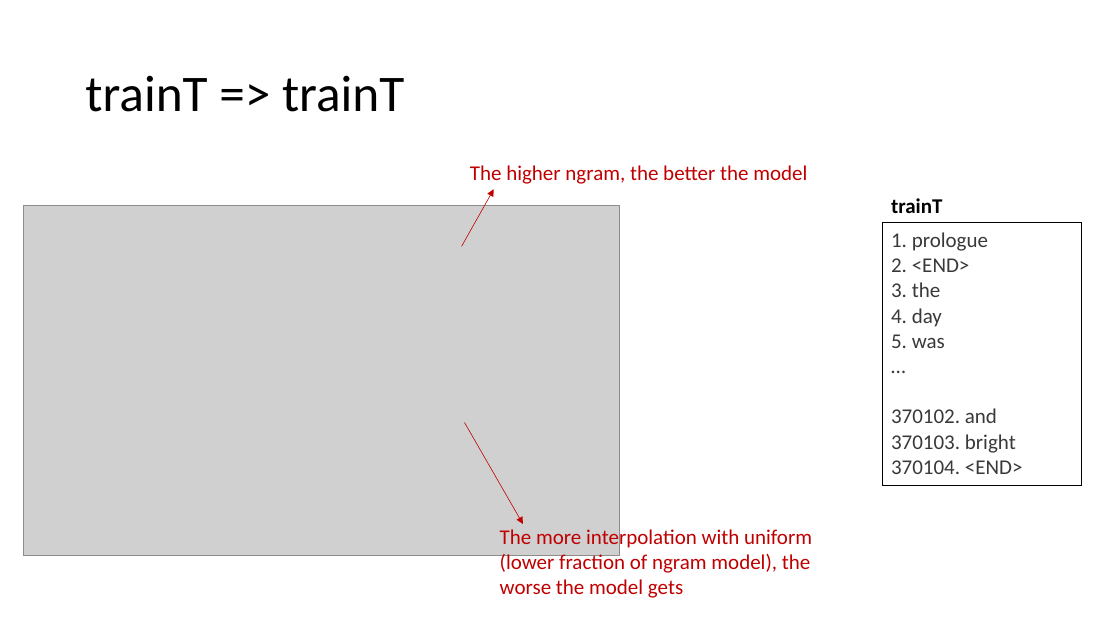
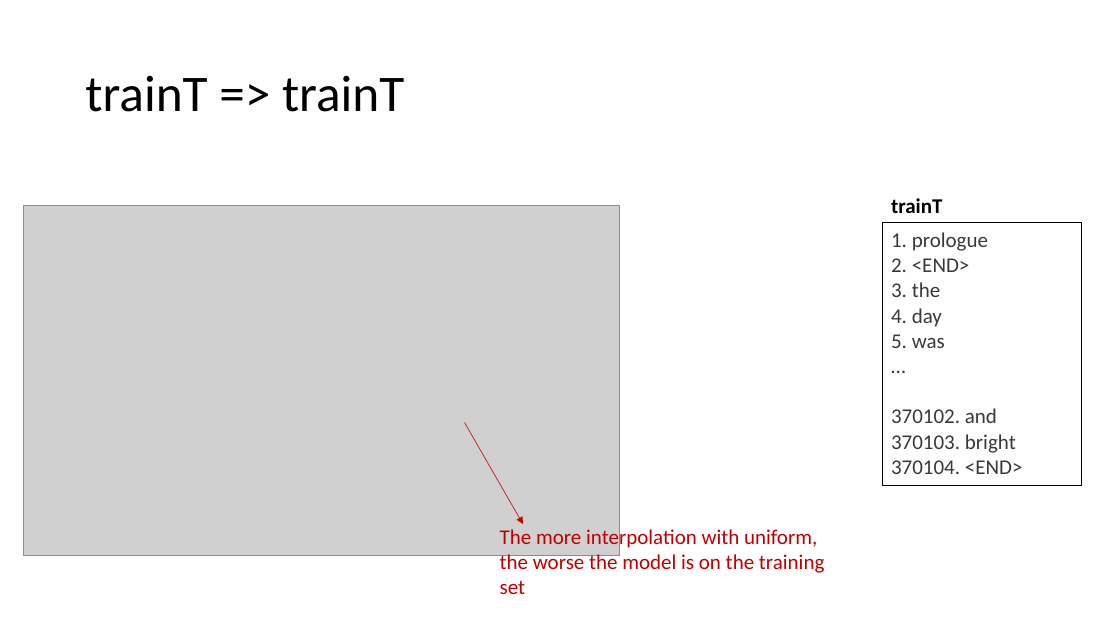
Before and after one commit to khanhnguyendata/ngram, a slide deck: slide 11 of ngram_model_khanh.pptx. Drawn at 1120x630 pixels with LibreOffice and Linux fonts; fonts in the diff are those of the drawing; grey boxes stand for pictures. Boxes give left, top, right and bottom in pixels: in the first picture for what was removed or moved away, otherwise in the second. Text is boxed around its words. In the diff, an @@ line names an element or a change of style, - is before the commit and + after.

```diff
--- a/ngram_model_khanh.pptx
+++ b/ngram_model_khanh.pptx
@@ text removed at (470, 165, 807, 184) @@
-The higher ngram, the better the model
@@ arrow removed from (462, 246) to (494, 189) @@
@@ text at (500, 527, 824, 594): text changed @@
-The more interpolation with uniform (lower fraction of ngram model), the worse the model gets
+The more interpolation with uniform, the worse the model is on the training set
```
Also in this commit, not shown: 11 other slides changed, 1 slide removed, 2 other files.
